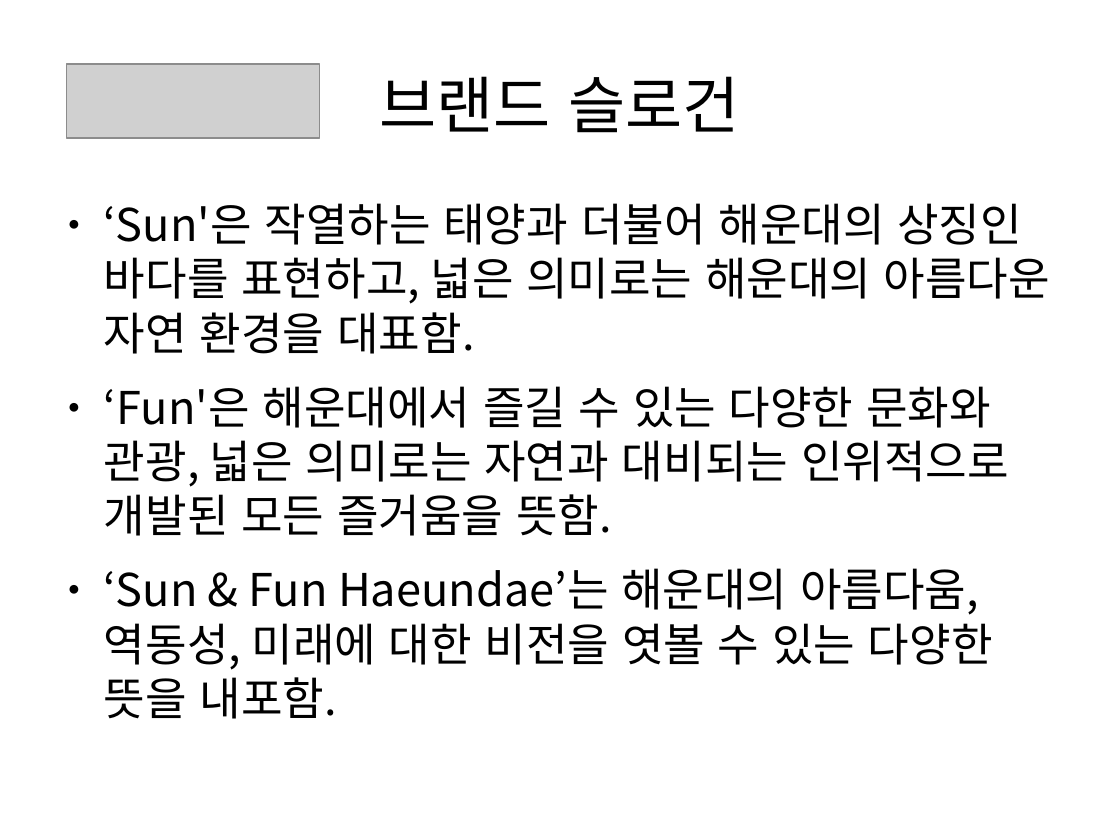
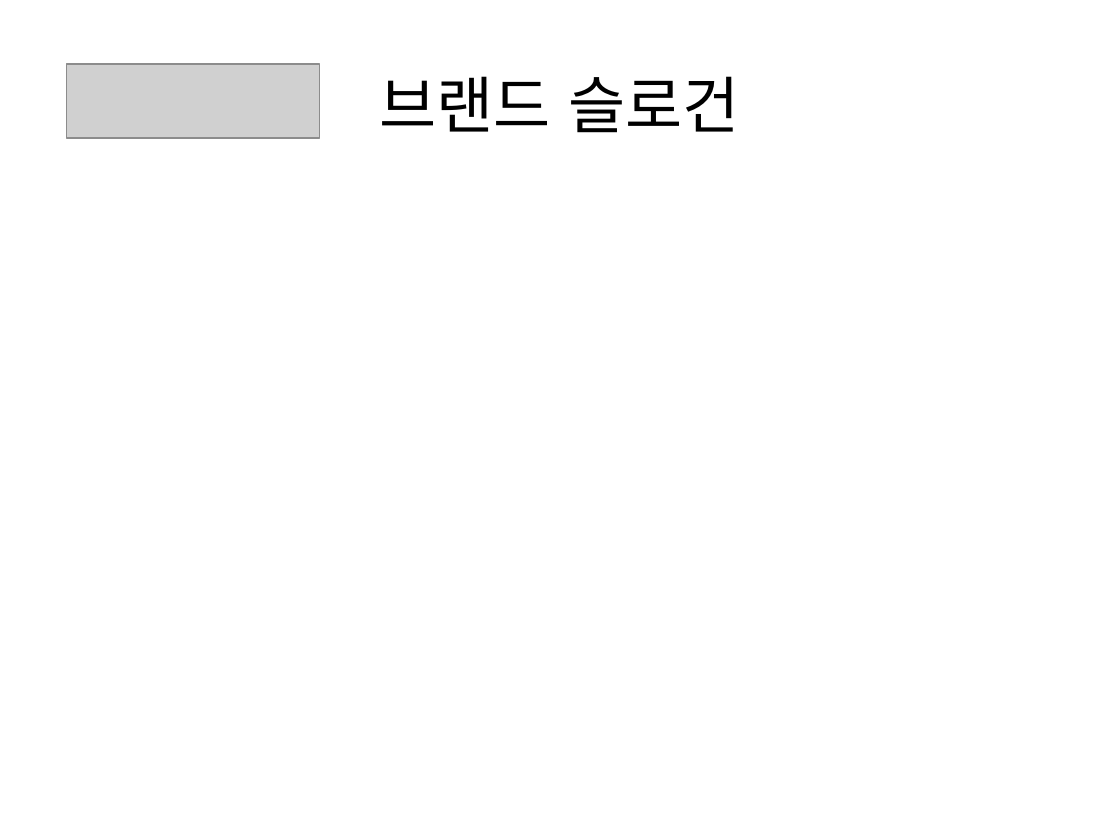
Before and after one commit to jwj4546/java11-pro01, a slide deck: slide 2 of design/해운대구.odp (slide 4 before the commit). Drawn at 1120x840 pixels with LibreOffice and Linux fonts; fonts in the diff are those of the drawing; grey boxes stand for pictures. Boxes give left, top, right and bottom in pixels: in the first picture for what was removed or moved away, otherwise in the second. Text is boxed around its words. In the diff, an @@ line names an element or a change of style, - is before the commit and + after.

```diff
--- a/design/해운대구.odp
+++ b/design/해운대구.odp
@@ text removed at <box>104,203,1050,719</box> @@
-● ‘Sun'은 작열하는 태양과 더불어 해운대의 상징인 바다를 표현하고, 넓은 의미로는 해운대의 아름다운 자연 환경을 대표함.
-● ‘Fun'은 해운대에서 즐길 수 있는 다양한 문화와 관광, 넓은 의미로는 자연과 대비되는 인위적으로 개발된 모든 즐거움을 뜻함.
-● ‘Sun & Fun Haeundae’는 해운대의 아름다움, 역동성, 미래에 대한 비전을 엿볼 수 있는 다양한 뜻을 내포함.
```
Also in this commit, not shown: 2 other slides changed, 6 slides removed, 25 other files.
